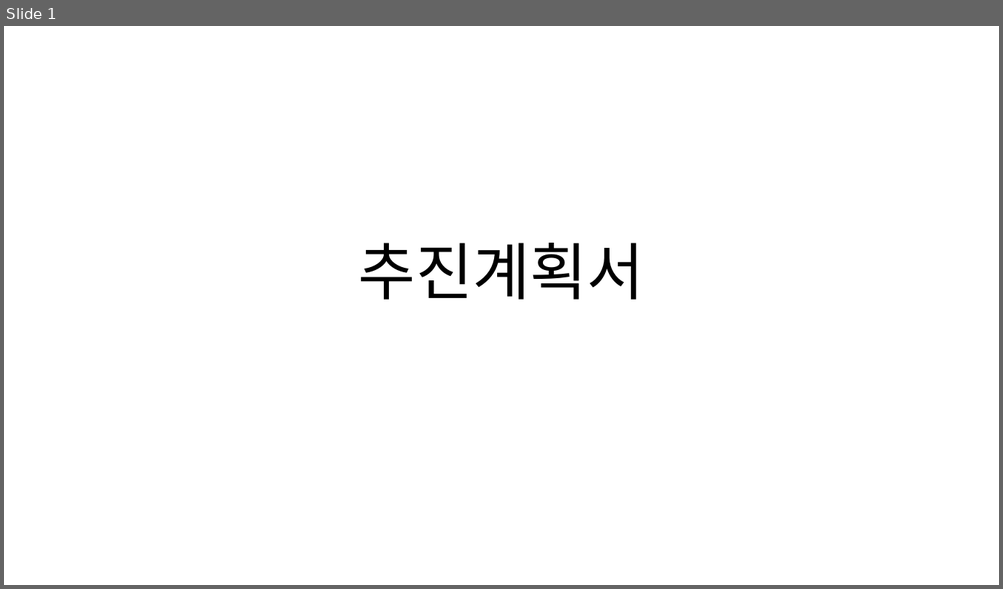
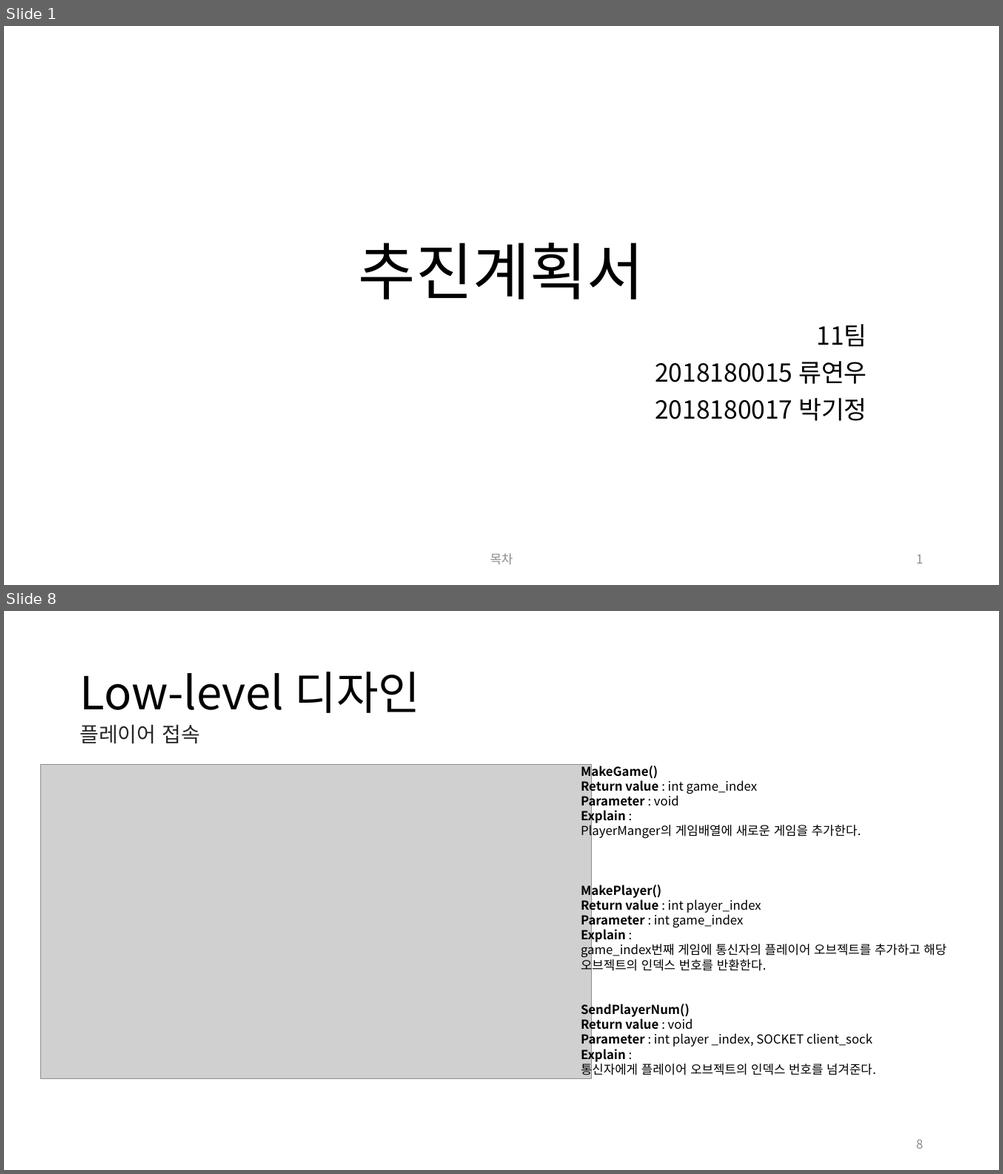
Before and after one commit to andy3790/NGP_Project, a slide deck: Doc/추진 계획서.pptx. Shown one above the other, each under a label of ours: slide 1 before the commit, slides 1 and 8 after it; the slides between them are not shown. The pictures are 1003x589 and 1003x1174 pixels, drawn with LibreOffice and Linux fonts; fonts in the diff are those of the drawing; grey boxes stand for pictures. Boxes give left, top, right and bottom in pixels: in the first picture for what was removed or moved away, otherwise in the second. Text is boxed around its words. In the diff, an @@ line names an element or a change of style, - is before the commit and + after.

```diff
--- a/Doc/추진 계획서.pptx
+++ b/Doc/추진 계획서.pptx
@@ slide 8 added at <box>4,611,999,1170</box>, background #FFFFFF @@
@@ title added at <box>79,672,420,713</box>, 44 pt, text #000000 @@
+Low-level 디자인
@@ text added at <box>79,725,200,744</box>, 20 pt, text #262626 @@
+플레이어 접속
@@ picture added at <box>40,765,591,1079</box> @@
@@ text added at <box>580,764,946,1078</box>, 12 pt, text #000000 @@
+MakeGame()
+Return value : int game_index
+Parameter : void
+Explain :
+PlayerManger의 게임배열에 새로운 게임을 추가한다.
+MakePlayer()
+Return value : int player_index
+Parameter : int game_index
+Explain :
+game_index번째 게임에 통신자의 플레이어 오브젝트를 추가하고 해당 오브젝트의 인덱스 번호를 반환한다.
+SendPlayerNum()
+Return value : void
+Parameter : int player _index, SOCKET client_sock
+Explain :
+통신자에게 플레이어 오브젝트의 인덱스 번호를 넘겨준다.
@@ page number added at <box>916,1139,922,1149</box>, 12 pt, text #8C8C8C @@
+8
@@ slide 1 changed as well @@
@@ subtitle added at <box>654,324,867,421</box>, 24 pt, text #000000 @@
+11팀
+2018180015 류연우
+2018180017 박기정
@@ text added at <box>490,554,513,565</box>, 12 pt, text #8C8C8C @@
+목차
@@ page number added at <box>916,555,922,564</box>, 12 pt, text #8C8C8C @@
+1
```
Also in this commit, not shown: 6 other slides changed, 15 other slides added, 5 slides removed.
